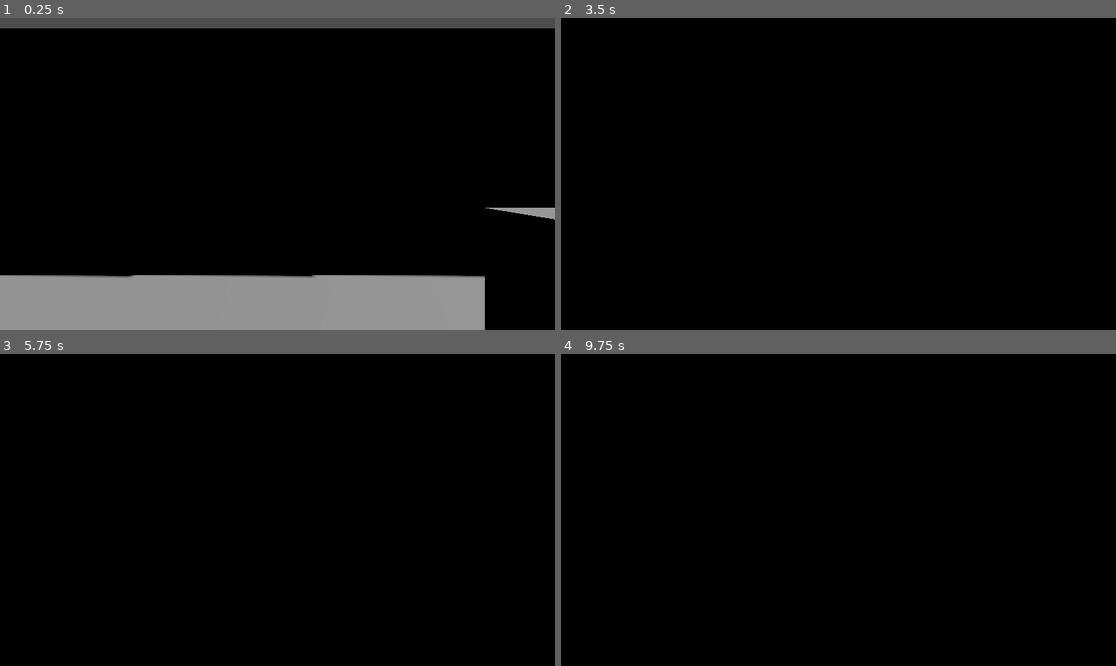
Above: before the commit, frames 1-4 (two rows, left to right).
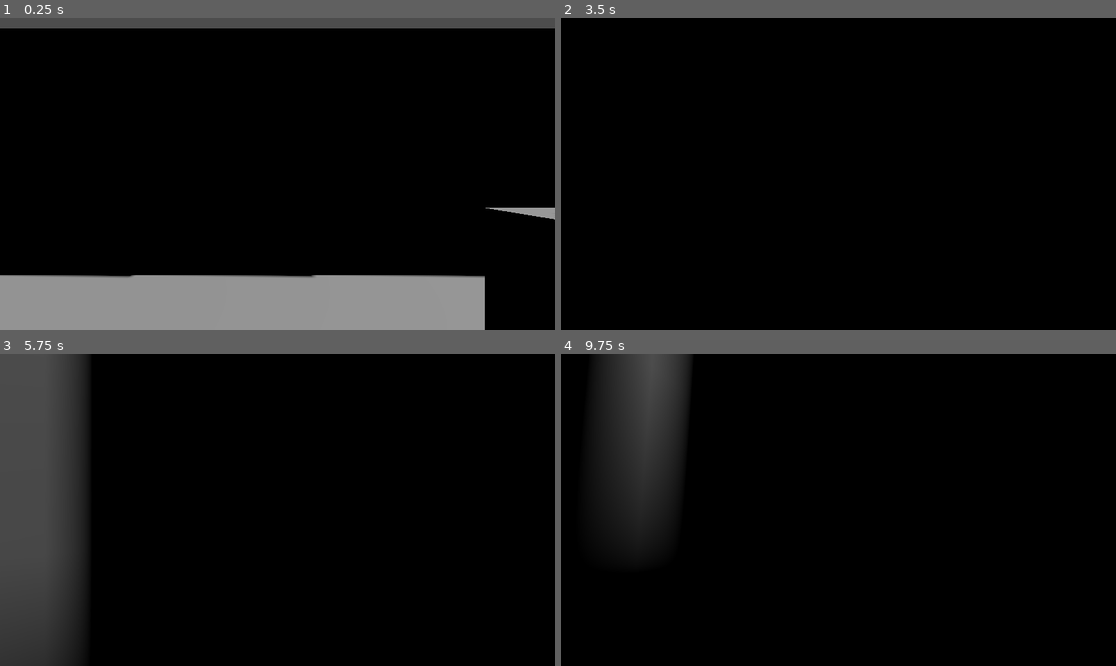
Above: after the commit, the same moments.

Repository: Joan986532/JamAFlot2026
Game: Godot game, scene res://scenes/main.tscn
Two runs of this game, one before a commit and one after it. Both use one fixed random seed, a clock stepped at 60 frames per second and the inputs below.
Inputs (mouse positions are in pixels of both pictures, inside the frame that each line leads up to):
- Up to frame 1 (0.25 s): no input
- Up to frame 2 (3.5 s): tap Enter (ui_accept) at 0.5, 0.77, 1.25, 1.52, 2, 2.75, 3.02 s; move the mouse to (832, 180) at 0.52 s; hold W (input_forward) 0.53-2.78 s; click (832, 180) at 0.6 s; move the mouse to (877, 177) at 1.27 s; click (877, 177) at 1.35 s; move the mouse to (794, 170) at 2.02 s; click (794, 170) at 2.1 s; move the mouse to (844, 174) at 2.77 s; hold A (input_left) from 2.78 s (still down); click (844, 174) at 2.85 s
- Up to frame 3 (5.75 s): tap Enter (ui_accept) at 3.5, 3.77, 4.25, 4.52 s; move the mouse to (255, 503) at 3.52 s; release A (input_left) at 3.53 s; hold W (input_forward) from 3.53 s (still down); click (255, 503) at 3.6 s; move the mouse to (305, 510) at 4.27 s; click (305, 510) at 4.35 s; move the mouse to (249, 510) at 5.02 s; click (249, 510) at 5.1 s
- Up to frame 4 (9.75 s): move the mouse to (849, 503) at 5.77 s; release W (input_forward) at 5.78 s; hold D (input_right) 5.78-6.53 s; click (849, 503) at 5.85 s; tap Enter (ui_accept) at 6.02, 6.77, 7.52, 9.02 s; move the mouse to (832, 516) at 6.52 s; hold W (input_forward) 6.53-8.78 s; click (832, 516) at 6.6 s; move the mouse to (877, 513) at 7.27 s; click (877, 513) at 7.35 s; move the mouse to (794, 506) at 8.02 s; click (794, 506) at 8.1 s; move the mouse to (844, 510) at 8.77 s; hold A (input_left) 8.78-9.53 s; click (844, 510) at 8.85 s; move the mouse to (816, 503) at 9.52 s; hold W (input_forward) from 9.53 s (still down); click (816, 503) at 9.6 s

Frames 1-2 are identical in both runs. In frame 3, 15% of the frame differs, in the area x 0-16%, y 0-100%; in frame 4, 7.9%.
Error in both runs: Invalid type in function 'set_held_object' in base 'CharacterBody3D (character.gd)'. The Object-derived class of argument 1 (StaticBody3D) is not a subclass of…

Commit message:
fix walls

Diff:
--- a/jam-a-flot-godot/scenes/room.tscn
+++ b/jam-a-flot-godot/scenes/room.tscn
@@ -12,11 +12,17 @@
 [sub_resource type="BoxMesh" id="BoxMesh_85yof"]
 size = Vector3(15, 3, 1)
 
-[sub_resource type="BoxShape3D" id="BoxShape3D_14vil"]
+[sub_resource type="BoxShape3D" id="BoxShape3D_36trf"]
 size = Vector3(1, 3, 5)
 
 [sub_resource type="BoxMesh" id="BoxMesh_jxe34"]
 size = Vector3(1, 3, 5)
+
+[sub_resource type="BoxShape3D" id="BoxShape3D_85yof"]
+size = Vector3(1, 3, 5)
+
+[sub_resource type="BoxShape3D" id="BoxShape3D_14vil"]
+size = Vector3(0.25, 1, 1)
 
 [sub_resource type="BoxMesh" id="BoxMesh_jn645"]
 size = Vector3(0.25, 1, 1)
@@ -62,7 +68,7 @@
 
 [node name="CollisionShape3D" type="CollisionShape3D" parent="Wall_West" unique_id=1992879858]
 transform = Transform3D(1, 0, 0, 0, 1, 0, 0, 0, 1, -8, 1.5, 0)
-shape = SubResource("BoxShape3D_14vil")
+shape = SubResource("BoxShape3D_36trf")
 
 [node name="MeshInstance3D" type="MeshInstance3D" parent="Wall_West" unique_id=237949519]
 transform = Transform3D(1, 0, 0, 0, 1, 0, 0, 0, 1, -8, 1.5, 0)
@@ -72,7 +78,7 @@
 
 [node name="CollisionShape3D" type="CollisionShape3D" parent="Wall_East" unique_id=1173649769]
 transform = Transform3D(1, 0, 0, 0, 1, 0, 0, 0, 1, 8, 1.5, 0)
-shape = SubResource("BoxShape3D_14vil")
+shape = SubResource("BoxShape3D_85yof")
 
 [node name="MeshInstance3D" type="MeshInstance3D" parent="Wall_East" unique_id=1503690203]
 transform = Transform3D(1, 0, 0, 0, 1, 0, 0, 0, 1, 8, 1.5, 0)
